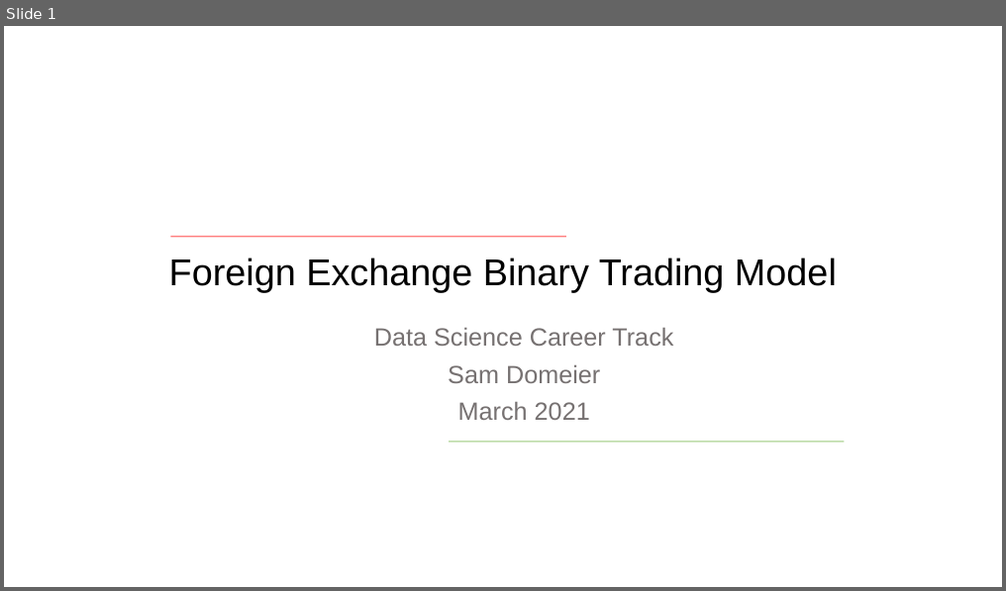
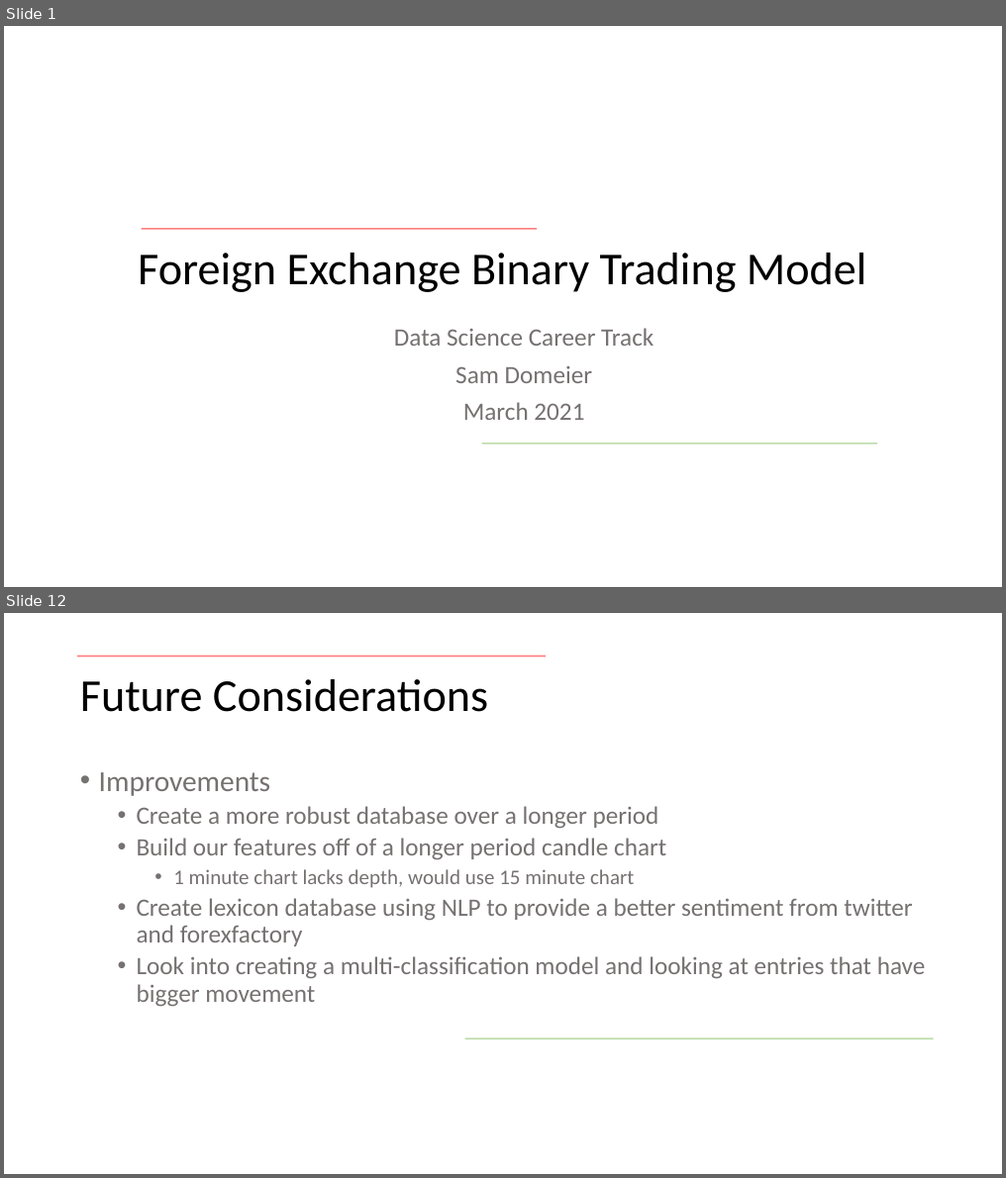
Before and after one commit to samdomeier/Springboard-projects, a slide deck: forex_binary_trading_classification/forex_model_presentation.pptx. Shown one above the other, each under a label of ours: slide 1 before the commit, slides 1 and 12 after it; the slides between them are not shown. The pictures are 1006x591 and 1006x1178 pixels, drawn with LibreOffice and Linux fonts; fonts in the diff are those of the drawing; background and template pictures are left out. Boxes give left, top, right and bottom in pixels: in the first picture for what was removed or moved away, otherwise in the second. Text is boxed around its words. In the diff, an @@ line names an element or a change of style, - is before the commit and + after.

```diff
--- a/forex_binary_trading_classification/forex_model_presentation.pptx
+++ b/forex_binary_trading_classification/forex_model_presentation.pptx
@@ slide 12 added at (x1=4, y1=613, x2=1002, y2=1174), background picture (left out) @@
@@ line added from (77, 657) to (546, 657), #FF0000 1.5 pt @@
@@ title added at (x1=80, y1=679, x2=488, y2=712), 44 pt, text #000000 @@
+Future Considerations
@@ text added at (x1=99, y1=772, x2=926, y2=1007), 24 pt, text #767171 @@
+• Improvements
+  • Create a more robust database over a longer period
+  • Build our features off of a longer period candle chart
+    • 1 minute chart lacks depth, would use 15 minute chart
+  • Create lexicon database using NLP to provide a better sentiment from twitter and forexfactory
+  • Look into creating a multi-classification model and looking at entries that have bigger movement
@@ line added from (465, 1039) to (934, 1039), #A9D18E 1.5 pt @@
@@ slide 1 changed as well @@
@@ line moved from (171, 236) - (566, 236) to (141, 229) - (537, 229) @@
@@ title "Foreign Exchange Binary Trading Model" at (x1=138, y1=253, x2=867, y2=292): size 36 to 44 pt, font Arial to Calibri @@
@@ subtitle "Data Science Career Track" at (x1=394, y1=328, x2=653, y2=420): font Arial to Calibri @@
@@ line moved from (449, 442) - (844, 442) to (481, 444) - (877, 444) @@
```
Also in this commit, not shown: 11 other slides added, 1 slide removed.
